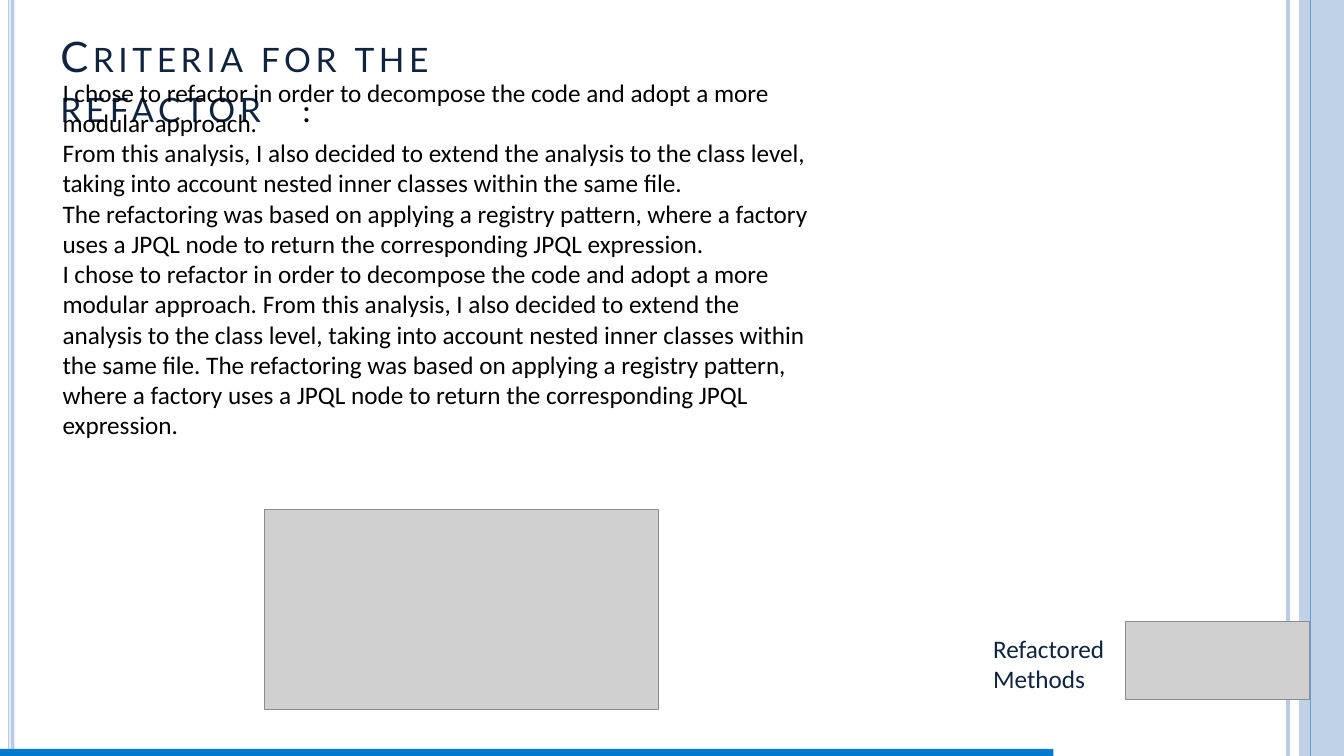
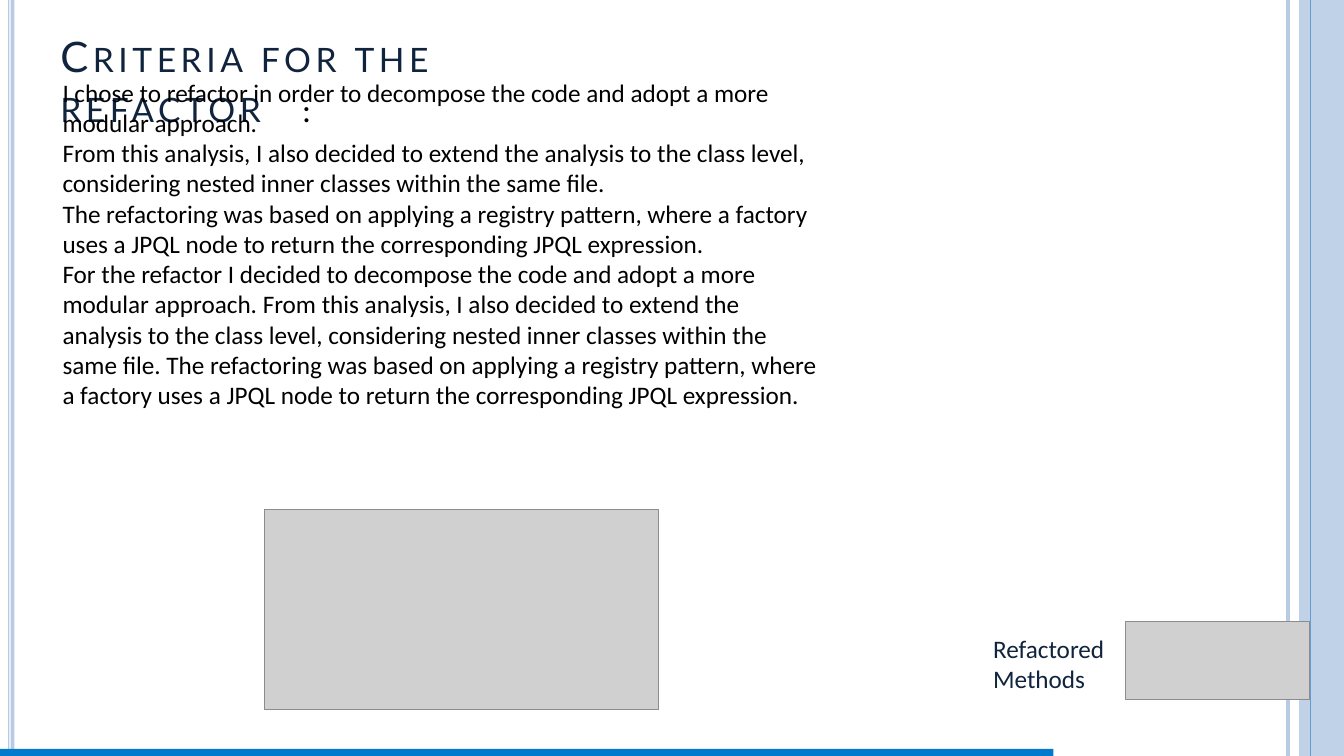
Before and after one commit to FrancescoAstolfiDev/progettoParteFalessi, a slide deck: slide 30 of My_Ispw2_Project_Falessi/report/report_astolfi.pptm. Drawn at 1344x756 pixels with LibreOffice and Linux fonts; fonts in the diff are those of the drawing; grey boxes stand for pictures. Boxes give left, top, right and bottom in pixels: in the first picture for what was removed or moved away, otherwise in the second. Text is boxed around its words. In the diff, an @@ line names an element or a change of style, - is before the commit and + after.

```diff
--- a/My_Ispw2_Project_Falessi/report/report_astolfi.pptm
+++ b/My_Ispw2_Project_Falessi/report/report_astolfi.pptm
@@ text at box(63, 81, 816, 409): text changed @@
-I chose to refactor in order to decompose the code and adopt a more modular approach.
-From this analysis, I also decided to extend the analysis to the class level, taking into account nested inner classes within the same file.
-The refactoring was based on applying a registry pattern, where a factory uses a JPQL node to return the corresponding JPQL expression.
-I chose to refactor in order to decompose the code and adopt a more modular approach. From this analysis, I also decided to extend the analysis to the class level, taking into account nested inner classes within the same file. The refactoring was based on applying a registry pattern, where a factory uses a JPQL node to return the corresponding JPQL expression.
+I chose to refactor in order to decompose the code and adopt a more modular approach.
+From this analysis, I also decided to extend the analysis to the class level, considering nested inner classes within the same file.
+The refactoring was based on applying a registry pattern, where a factory uses a JPQL node to return the corresponding JPQL expression.
+For the refactor I decided to decompose the code and adopt a more modular approach. From this analysis, I also decided to extend the analysis to the class level, considering nested inner classes within the same file. The refactoring was based on applying a registry pattern, where a factory uses a JPQL node to return the corresponding JPQL expression.
```
Also in this commit, not shown: 17 other slides changed, 9 other files.
